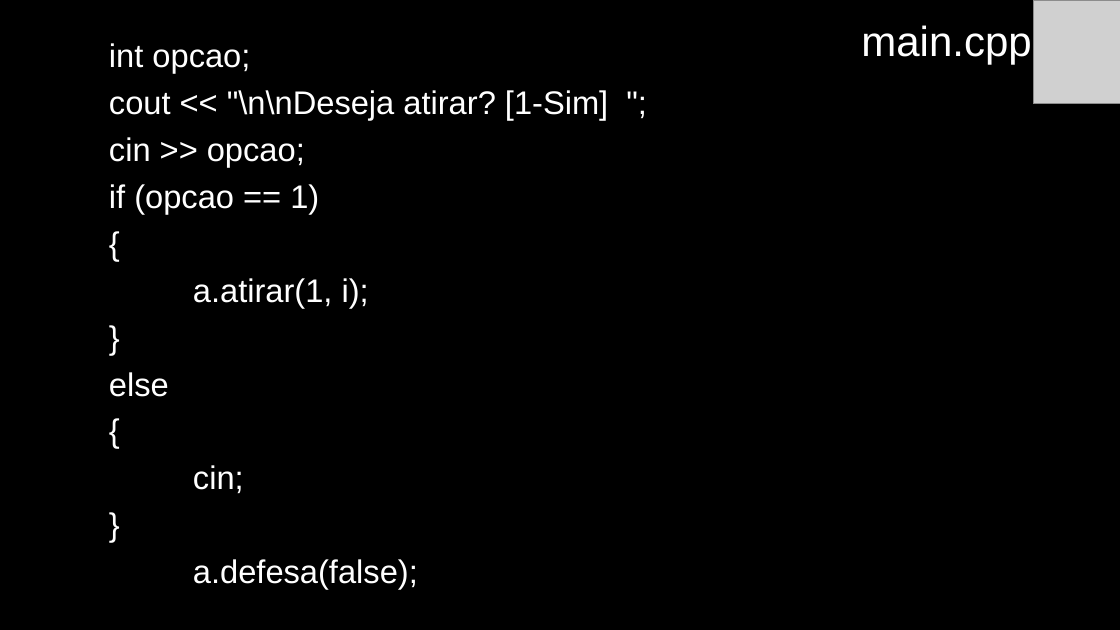
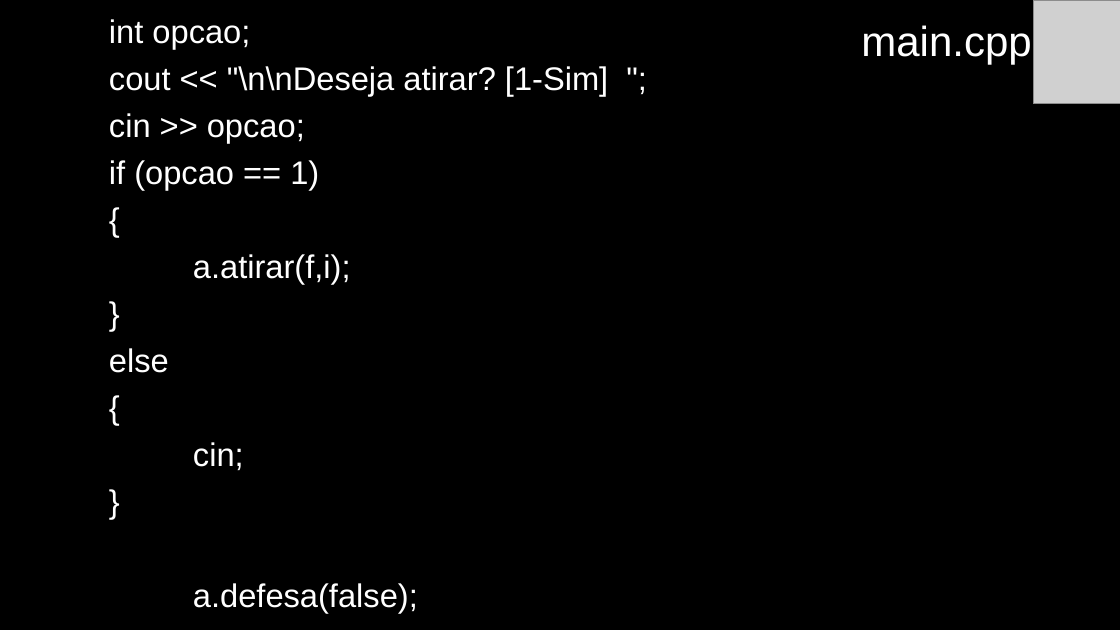
Before and after one commit to anaisabelamr/Arqueiro, a slide deck: slide 34 of Arqueiro/Arqueiro.pptx (slide 26 before the commit). Drawn at 1120x630 pixels with LibreOffice and Linux fonts; fonts in the diff are those of the drawing; grey boxes stand for pictures. Boxes give left, top, right and bottom in pixels: in the first picture for what was removed or moved away, otherwise in the second. Text is boxed around its words. In the diff, an @@ line names an element or a change of style, - is before the commit and + after.

```diff
--- a/Arqueiro/Arqueiro.pptx
+++ b/Arqueiro/Arqueiro.pptx
@@ text at (x1=193, y1=254, x2=351, y2=284): text changed @@
-a.atirar(1, i);
+a.atirar(f,i);
```
Also in this commit, not shown: 14 other slides changed, 8 slides added, 3 slides removed, 28 other files.
